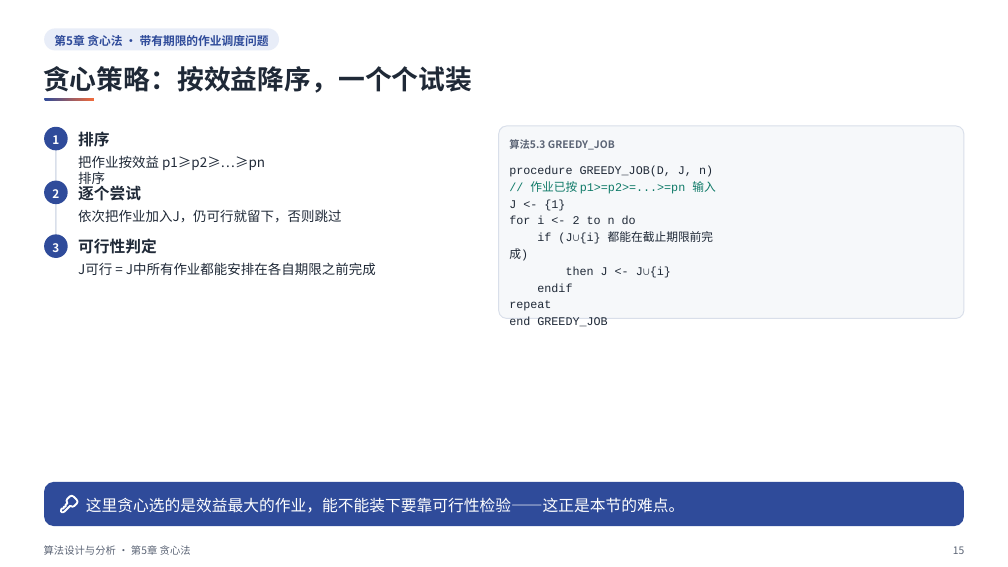
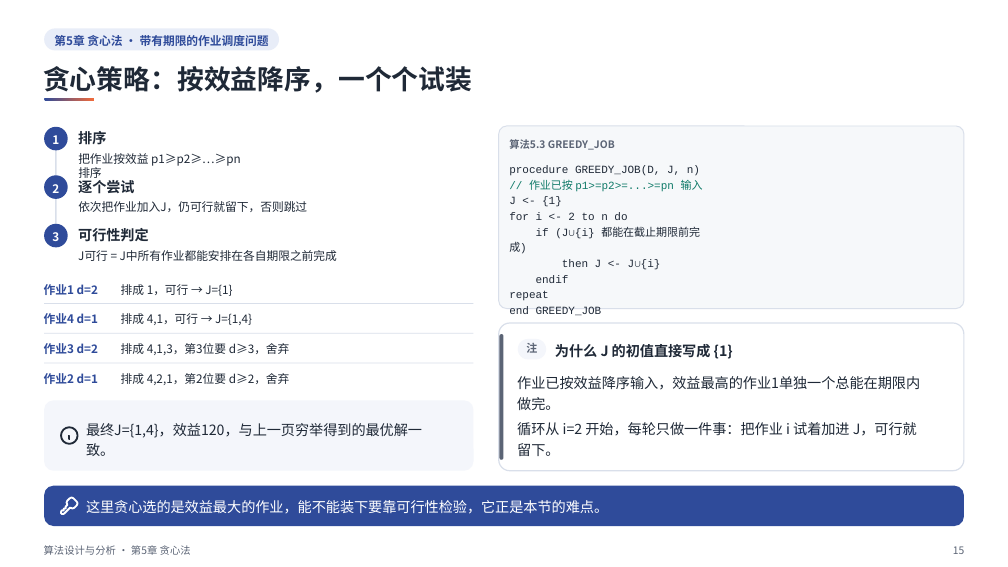
Before and after one commit to sweetcornna/JLU-remake, a slide deck: slide 15 of 大二下/算法设计与分析/重制版PPT/第5章 贪心法（重制版）.pptx. Drawn at 1008x567 pixels with LibreOffice and Linux fonts; fonts in the diff are those of the drawing. Boxes give left, top, right and bottom in pixels: in the first picture for what was removed or moved away, otherwise in the second. Text is boxed around its words. In the diff, an @@ line names an element or a change of style, - is before the commit and + after.

```diff
--- a/大二下/算法设计与分析/重制版PPT/第5章 贪心法（重制版）.pptx
+++ b/大二下/算法设计与分析/重制版PPT/第5章 贪心法（重制版）.pptx
@@ rectangle resized from (x1=55, y1=138, x2=57, y2=246) to (x1=55, y1=138, x2=57, y2=235) @@
@@ rounded rectangle at (x1=499, y1=126, x2=964, y2=309): proportions changed @@
@@ rounded rectangle resized from (x1=499, y1=126, x2=964, y2=319) to (x1=499, y1=126, x2=964, y2=309) @@
@@ ellipse moved from (x1=44, y1=181, x2=67, y2=204) to (x1=44, y1=175, x2=67, y2=199) @@
@@ text "procedure GREEDY_JOB(D, J, n) // ..." at (x1=509, y1=165, x2=703, y2=301): size 11.2 to 10.5 pt; line spacing 16pt to 14.9pt @@
@@ text "2" moved from (x1=52, y1=189, x2=59, y2=198) to (x1=52, y1=184, x2=59, y2=193) @@
@@ text "依次把作业加入J，仍可行就留下，否则跳过" moved from (x1=78, y1=209, x2=341, y2=222) to (x1=78, y1=201, x2=307, y2=212) @@
@@ ellipse moved from (x1=44, y1=234, x2=67, y2=258) to (x1=44, y1=224, x2=67, y2=247) @@
@@ text "3" moved from (x1=52, y1=243, x2=59, y2=252) to (x1=52, y1=232, x2=59, y2=241) @@
@@ size 15 to 13.5 pt in 3 elements at (x1=78, y1=131, x2=106, y2=145), (x1=78, y1=180, x2=134, y2=194), (x1=78, y1=228, x2=149, y2=242) @@
@@ text "可行性判定" moved from (x1=78, y1=238, x2=157, y2=254) to (x1=78, y1=228, x2=149, y2=242) @@
@@ size 12.8 to 11.2 pt in 3 elements at (x1=78, y1=153, x2=241, y2=181), (x1=78, y1=201, x2=307, y2=212), (x1=78, y1=250, x2=337, y2=261) @@
@@ text "J可行 = J中所有作业都能安排在各自期限之前完成" moved from (x1=78, y1=262, x2=376, y2=275) to (x1=78, y1=250, x2=337, y2=261) @@
@@ group added at (x1=44, y1=284, x2=473, y2=385): 8 texts, 2 rectangles @@
+作业1 d=2
+排成 1，可行 → J={1}
+作业4 d=1
+排成 4,1，可行 → J={1,4}
+作业3 d=2
+排成 4,1,3，第3位要 d≥3，舍弃
+作业2 d=1
+排成 4,2,1，第2位要 d≥2，舍弃
@@ group added at (x1=44, y1=401, x2=473, y2=471): 2 freeform shapes, 1 rounded rectangle, 1 text @@
+最终J={1,4}，效益120，与上一页穷举得到的最优解一
+致。
@@ group added at (x1=499, y1=323, x2=964, y2=470): 4 texts, 3 rounded rectangles @@
+注
+为什么 J 的初值直接写成 {1}
+作业已按效益降序输入，效益最高的作业1单独一个总能在期限内
+做完。
+循环从 i=2 开始，每轮只做一件事：把作业 i 试着加进 J，可行就
+留下。
@@ rounded rectangle at (x1=44, y1=485, x2=964, y2=526): proportions changed @@
@@ freeform shape at (x1=61, y1=498, x2=78, y2=514): outline redrawn @@
@@ freeform shape at (x1=72, y1=503, x2=73, y2=504): outline redrawn @@
@@ text at (x1=86, y1=500, x2=608, y2=514): text changed; size 15 to 13.5 pt @@
-这里贪心选的是效益最大的作业，能不能装下要靠可行性检验——这正是本节的难点。
+这里贪心选的是效益最大的作业，能不能装下要靠可行性检验，它正是本节的难点。
```
Also in this commit, not shown: 25 other slides changed, 4 other files.
